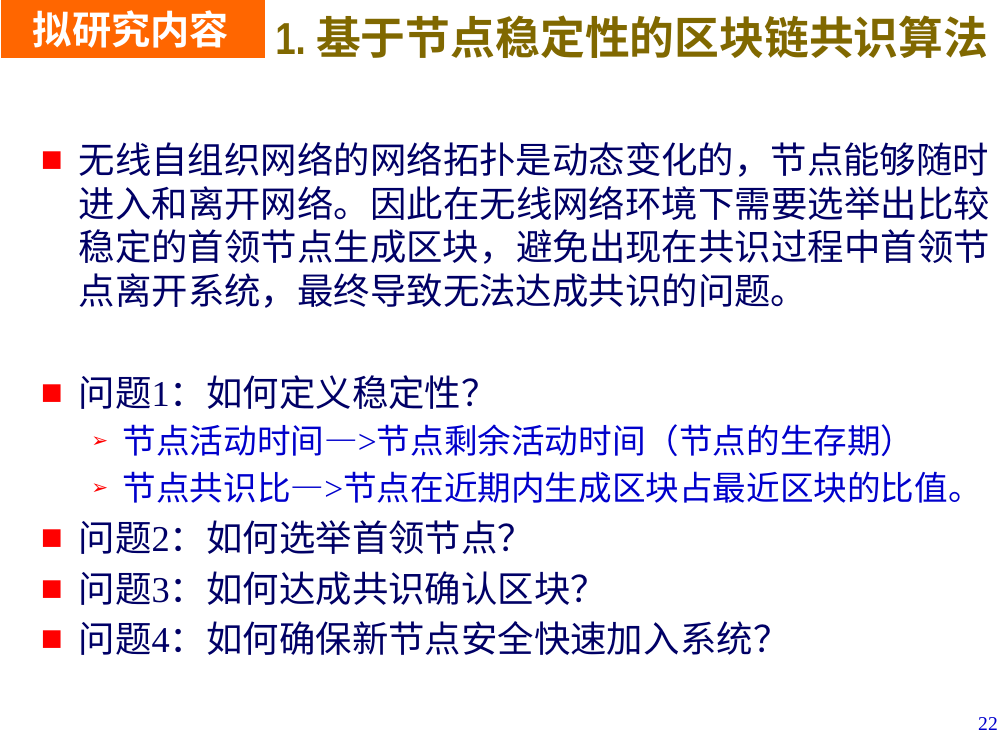
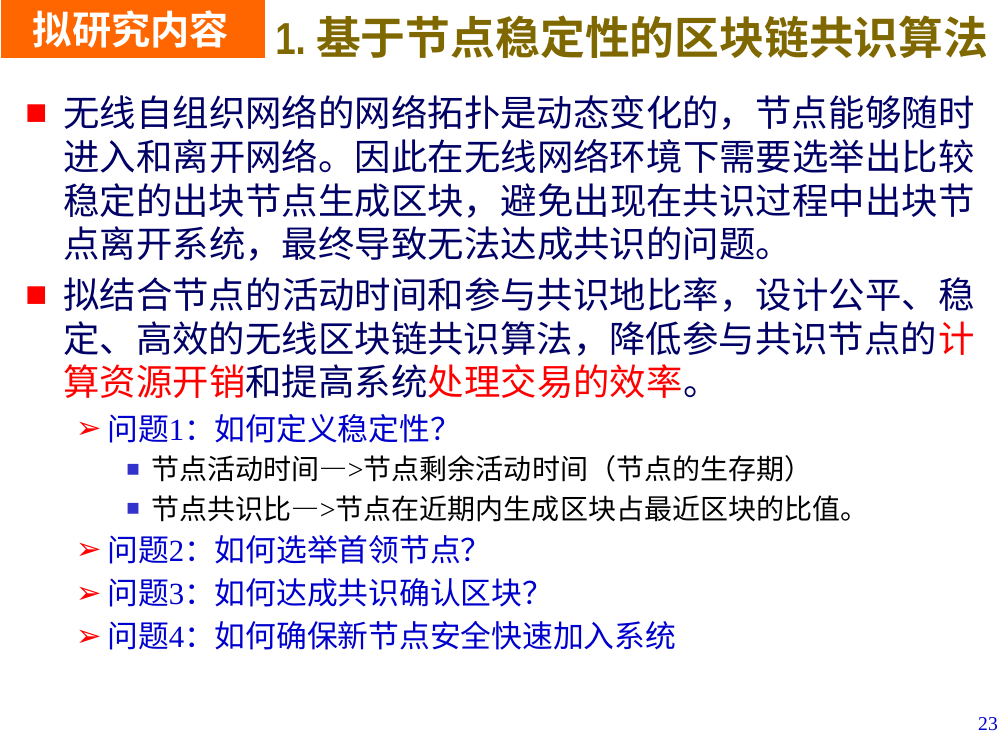
Before and after one commit to LiZhang2021/Blockchain, a slide deck: slide 23 of Doc/PHD_Papers/Thesis Proposal/开题V1.pptx (slide 22 before the commit). Drawn at 1008x756 pixels with LibreOffice and Linux fonts; fonts in the diff are those of the drawing; background and template pictures are left out. Boxes give left, top, right and bottom in pixels: in the first picture for what was removed or moved away, otherwise in the second. Text is boxed around its words. In the diff, an @@ line names an element or a change of style, - is before the commit and + after.

```diff
--- a/Doc/PHD_Papers/Thesis Proposal/开题V1.pptx
+++ b/Doc/PHD_Papers/Thesis Proposal/开题V1.pptx
@@ text "无线自组织网络的网络拓扑是动态变化的，节点能够随时进入和离开网络。因此在无线网络环境下需要选举出比较稳定的出块节点生成区 ...": place and size @@
-text "无线自组织网络的网络拓扑是动态变化的，节点能够随时进入和离开网络。因此在无线网络环境下需要选举出比较稳定的出块节点生成区 ..." at bbox=[79, 142, 990, 655]
+text "无线自组织网络的网络拓扑是动态变化的，节点能够随时进入和离开网络。因此在无线网络环境下需要选举出比较稳定的出块节点生成区 ..." at bbox=[63, 95, 974, 650]
@@ text at bbox=[63, 95, 974, 398]: text changed @@
-■ 无线自组织网络的网络拓扑是动态变化的，节点能够随时进入和离开网络。因此在无线网络环境下需要选举出比较稳定的首领节点生成区块，避免出现在共识过程中首领节点离开系统，最终导致无法达成共识的问题。
+■ 无线自组织网络的网络拓扑是动态变化的，节点能够随时进入和离开网络。因此在无线网络环境下需要选举出比较稳定的出块节点生成区块，避免出现在共识过程中出块节点离开系统，最终导致无法达成共识的问题。
+■ 拟结合节点的活动时间和参与共识地比率，设计公平、稳定、高效的无线区块链共识算法，降低参与共识节点的计算资源开销和提高系统处理交易的效率。
@@ text at bbox=[107, 414, 868, 607]: size 26 to 22 pt, text colour #000066 to #0000CC in "问题1：如何定义稳定性？", "问题2：如何选举首领节点？", "问题3：如何达成共识确认区块？"; size 24 to 20 pt, text colour #0000CC to #000000 in "节点活动时间—>节点剩余活动时间（节点的生存期）", "节点共识比—>节点在近期内生成区块占最近区块的比值。"; bullet ■ to ➢; list level 1 to 2 in "问题1：如何定义稳定性？"; bullet ➢ to ■; list level 2 to 3 in "节点活动时间—>节点剩余活动时间（节点的生存期）"; bullet colour #FF0000 to #3333CC; list level 2 to 3 in "节点共识比—>节点在近期内生成区块占最近区块的比值。"; list level 1 to 2 in "问题2：如何选举首领节点？"; list level 1 to 2 in "问题3：如何达成共识确认区块？" @@
@@ text at bbox=[107, 621, 676, 650]: text changed; size 26 to 22 pt; text colour #000066 to #0000CC @@
-■ 问题4：如何确保新节点安全快速加入系统？
+  ➢ 问题4：如何确保新节点安全快速加入系统
@@ page number at bbox=[978, 717, 998, 731]: text changed @@
-22
+23
```
Also in this commit, not shown: 24 other slides changed, 1 slide added, 4 slides removed, 1 other file.
